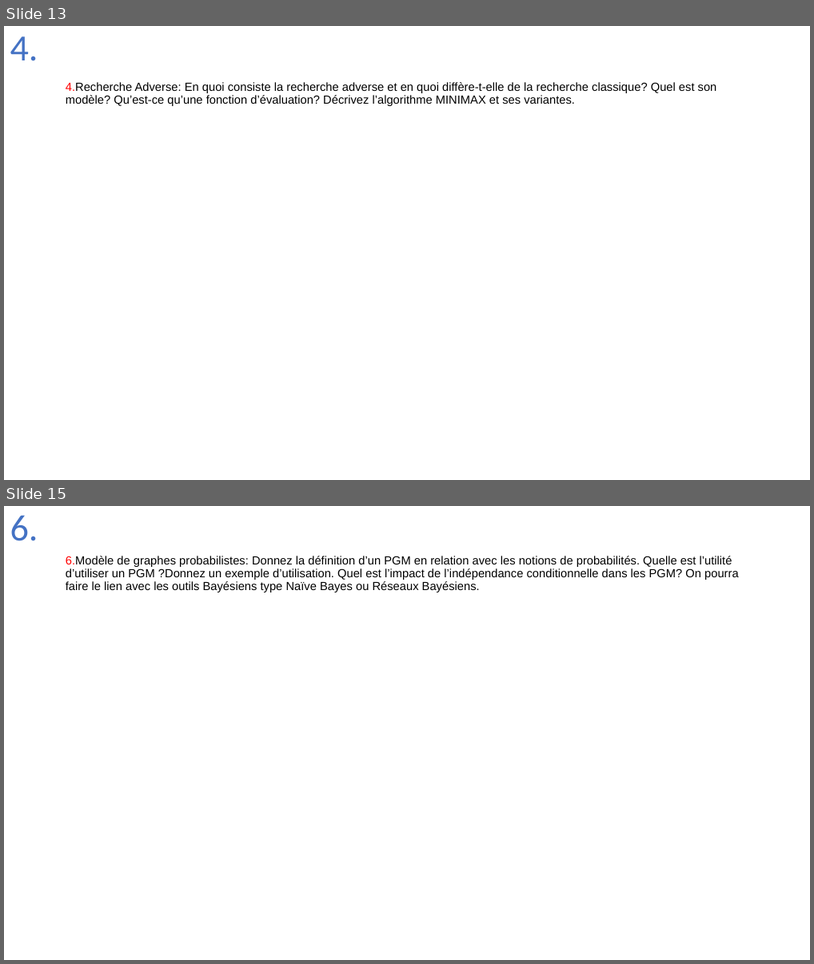
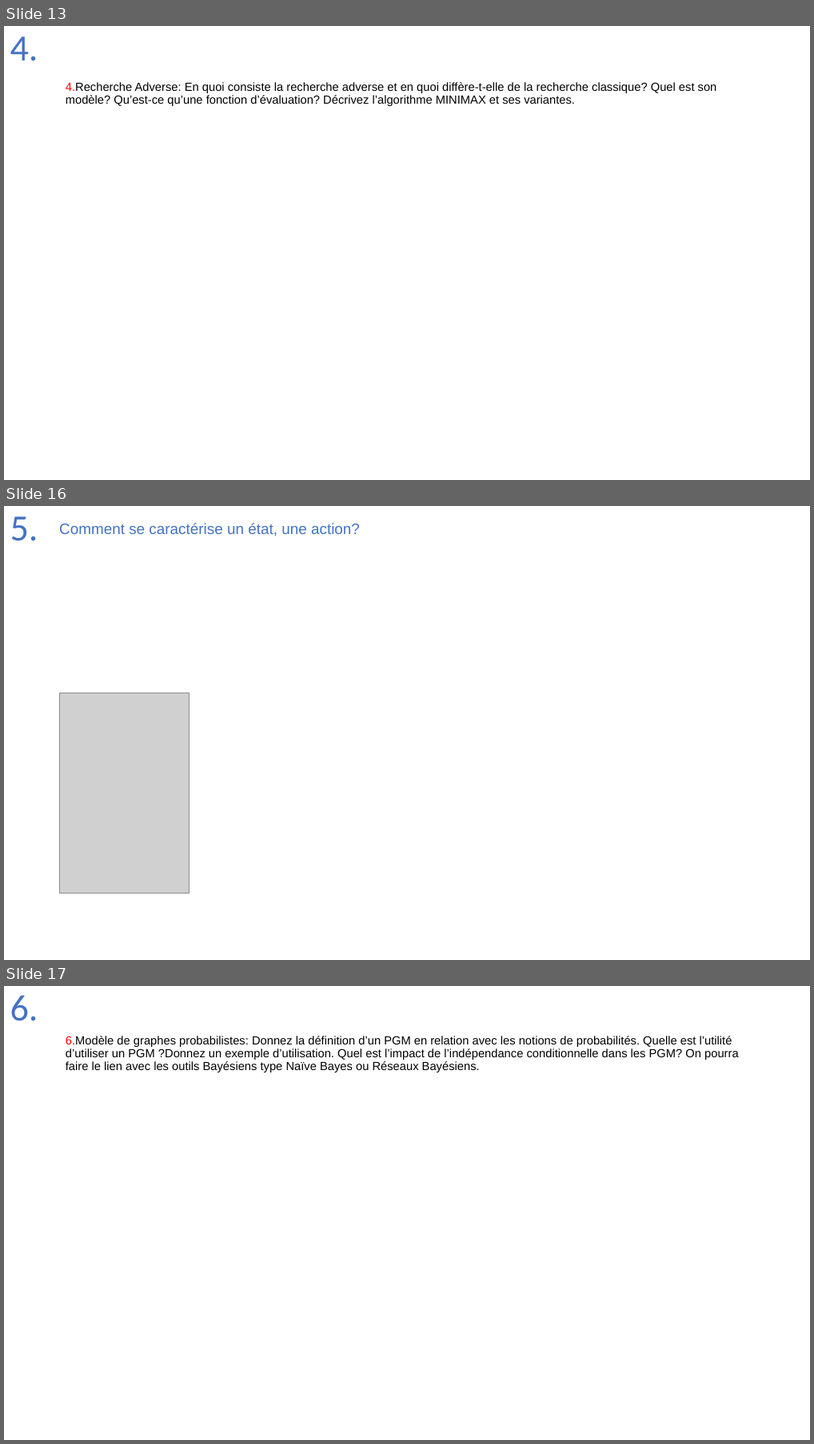
Before and after one commit to Joao-Quinta/Uni3eme, a slide deck: intelligenceArtificielle/Intelligence_artificielle_exam.pptx. Shown one above the other, each under a label of ours: slides 13 and 15 before the commit, slides 13, 16 and 17 after it; the slides between them are not shown. The pictures are 814x964 and 814x1444 pixels, drawn with LibreOffice and Linux fonts; fonts in the diff are those of the drawing; grey boxes stand for pictures. Boxes give left, top, right and bottom in pixels: in the first picture for what was removed or moved away, otherwise in the second. Text is boxed around its words. In the diff, an @@ line names an element or a change of style, - is before the commit and + after.

```diff
--- a/intelligenceArtificielle/Intelligence_artificielle_exam.pptx
+++ b/intelligenceArtificielle/Intelligence_artificielle_exam.pptx
@@ slide 16 added at (4, 506, 810, 960), background #FFFFFF @@
@@ title added at (10, 516, 38, 541), 44 pt, text #4472C4 @@
+5.
@@ text added at (59, 523, 360, 536), 18 pt, text #4472C4 @@
+Comment se caractérise un état, une action?
@@ picture added at (60, 693, 190, 893) @@
@@ what was slide 15 is now slide 17 @@
```
Also in this commit, not shown: 1 slide changed, 1 other slide added.
